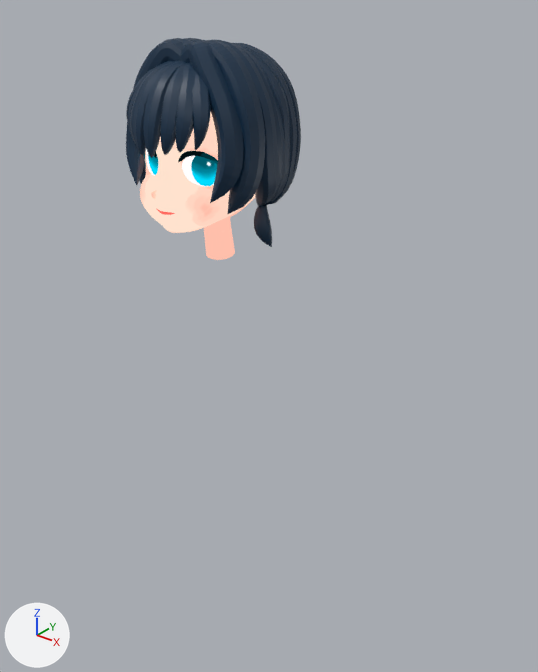
Before and after pictures for a commit that changed the Blender file arch_chan.blend.
Both versions are drawn from a 50 mm lens placed at (17.2, -17.5, 5.5), pointed at (1.3, 2.3, -6.8). The lights are fixed; the arrows at lower left show +X, +Y and +Z.

Objects in the first picture: 'Eye', 'Face', 'Hair.Back', 'Hair.Front', 'Hair.Side', 'Hair.Tail'.
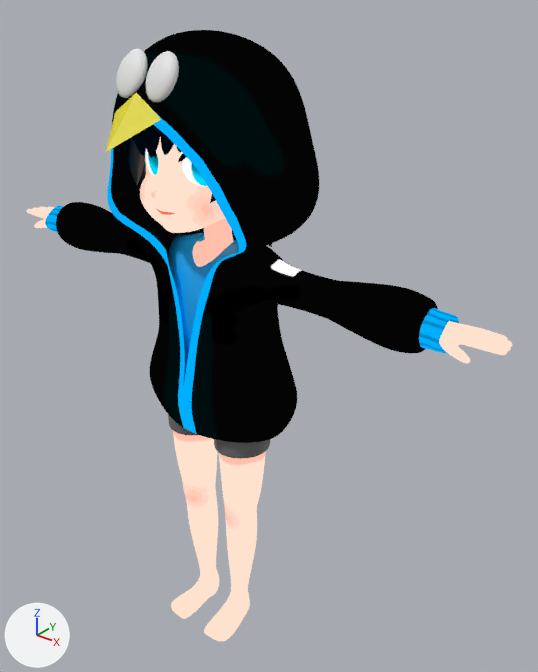
Pixel boxes (x1, y1, x2, y2) of what changed, in the pictures (538 x 672 px):
'Parker', shown
    after: (45, 30, 459, 443)
'Body', shown
    after: (27, 207, 513, 641)
'Hair.Side', recoloured
    both: (126, 38, 265, 214)
'Hair.Front', recoloured (blue to black)
    both: (126, 60, 211, 158)
'Inner', shown (blue)
    after: (168, 233, 239, 376)
'Sphere', shown
    after: (116, 49, 179, 102)
'Cube', shown (yellow)
    after: (106, 93, 161, 152)
'Body.001', shown
    after: (168, 376, 270, 458)
'Hair.Back', unchanged, covered by the edit
    before: (184, 38, 301, 206)

What changed in the scene script:
```text
Add img_hair_front_mat_base_color:
    img_hair_front_mat_base_color = load_image('Hair.Front.Mat Base Color', '_unpacked/Hair.Front.Mat_Base_Color', 1024, 1024, 'sRGB')
Add mat_hair_front_mat:
    mat_hair_front_mat = bpy.data.materials.new('Hair.Front.Mat')
    mat_hair_front_mat.use_nodes = True; mat_hair_front_mat.node_tree.nodes.clear()
    _N = mat_hair_front_mat.node_tree.nodes; _L = mat_hair_front_mat.node_tree.links
    n0 = _N.new('ShaderNodeOutputMaterial'); n0.name = 'Material Output'
    n1 = _N.new('ShaderNodeTexImage'); n1.name = 'Image Texture'
    n1.image = img_hair_front_mat_base_color
    _L.new(n1.outputs[0], n0.inputs[0])  # 'Color' to 'Surface'
Add mat_hair_back_mat:
    mat_hair_back_mat = principled_material('Hair.Back.Mat')
    mat_hair_back_mat.base_color = (0.0, 0.0, 0.0)  # black #000000
Change me_nurbspath_001:
    where me_nurbspath_001.from_pydata(...)  # 2976 vertices, 2880 faces; spans x -1.74..1.74, y -2.14..0.38, z 0.48..3.19
    remove me_nurbspath_001.materials.append(mat_hair_mat)  # dark blue #052c47
    add me_nurbspath_001.materials.append(mat_hair_front_mat)
Change me_nurbspath_002:
    where me_nurbspath_002.from_pydata(...)  # 1632 vertices, 1584 faces; spans x -2.71..2.71, y -1.04..0.76, z -1.34..3.71
    remove me_nurbspath_002.materials.append(mat_hair_mat)  # dark blue #052c47
    add me_nurbspath_002.materials.append(mat_hair_back_mat)  # black #000000
Add me_nurbspath_004:
    me_nurbspath_004.from_pydata(...)  # 384 vertices, 360 faces; spans x -1.97..1.97, y 1.31..2.13, z -3.01..-1.57
    me_nurbspath_004.polygons.foreach_set('use_smooth', [True] * 360)
    me_nurbspath_004.materials.append(mat_hair_front_mat)
Change ob_body:
    remove ob_body.hide_set(True)
Change ob_parker:
    remove ob_parker.hide_set(True)
Change ob_inner:
    remove ob_inner.hide_set(True)
Change ob_hair_tail:
    ob_hair_tail: bpy.data.objects.new('Hair.Tail', cu_nurbspath_004) -> bpy.data.objects.new('Hair.Tail', me_nurbspath_004)
Change ob_cube:
    remove ob_cube.hide_set(True)
Change ob_sphere:
    remove ob_sphere.hide_set(True)
Change ob_body_001:
    remove ob_body_001.hide_set(True)
```
